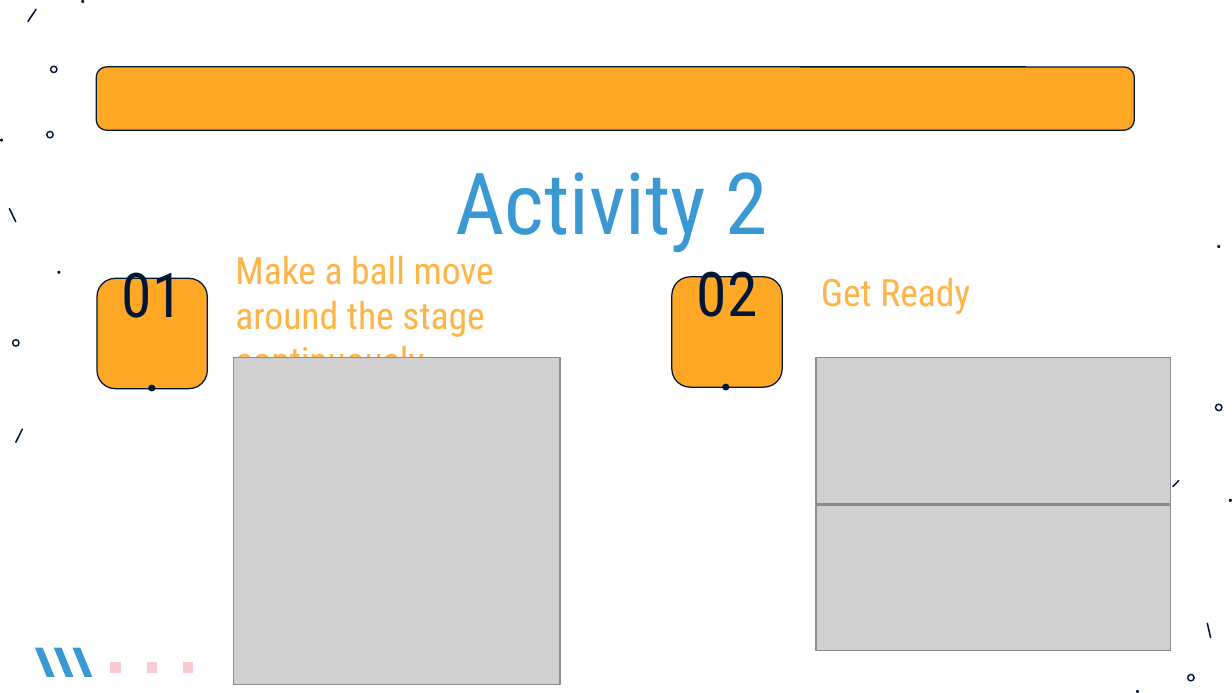
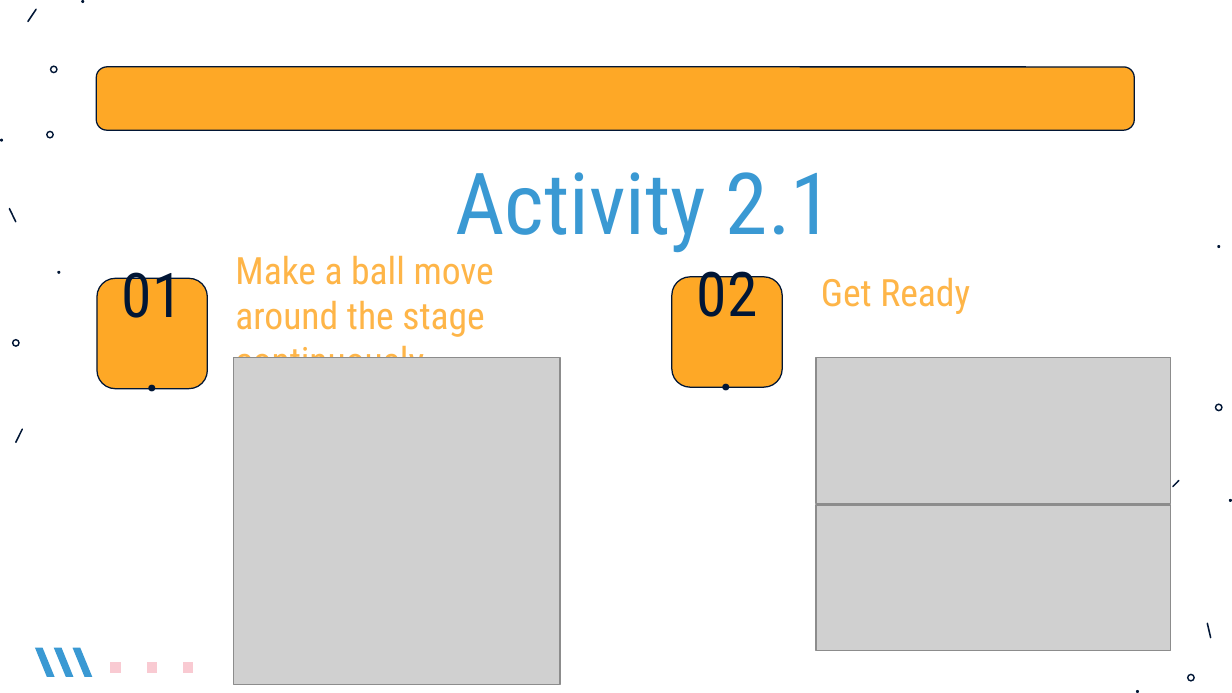
Before and after one commit to Vanshika-Mittal/scratch-tutorial, a slide deck: slide 14 of Scratch-Conditionals/Scratch-Conditionals.pptx. Drawn at 1232x693 pixels with LibreOffice and Linux fonts; fonts in the diff are those of the drawing; grey boxes stand for pictures. Boxes give left, top, right and bottom in pixels: in the first picture for what was removed or moved away, otherwise in the second. Text is boxed around its words. In the diff, an @@ line names an element or a change of style, - is before the commit and + after.

```diff
--- a/Scratch-Conditionals/Scratch-Conditionals.pptx
+++ b/Scratch-Conditionals/Scratch-Conditionals.pptx
@@ title at (456, 172, 833, 253): text changed @@
-Activity 2
+Activity 2.1
```
Also in this commit, not shown: 1 other slide changed, 3 slides added, 1 slide removed.
